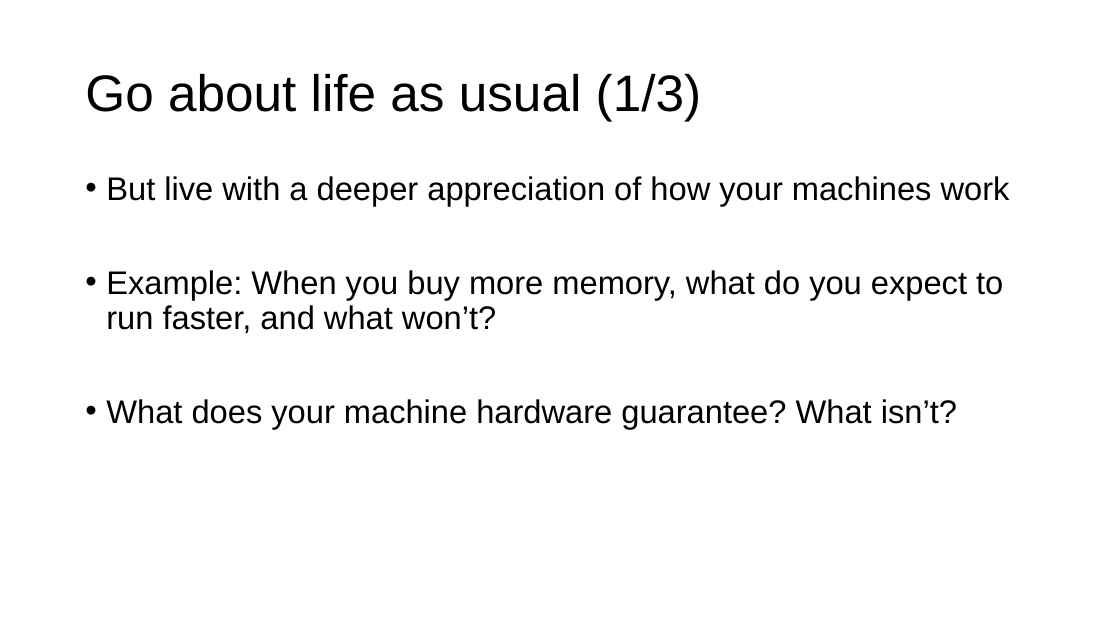
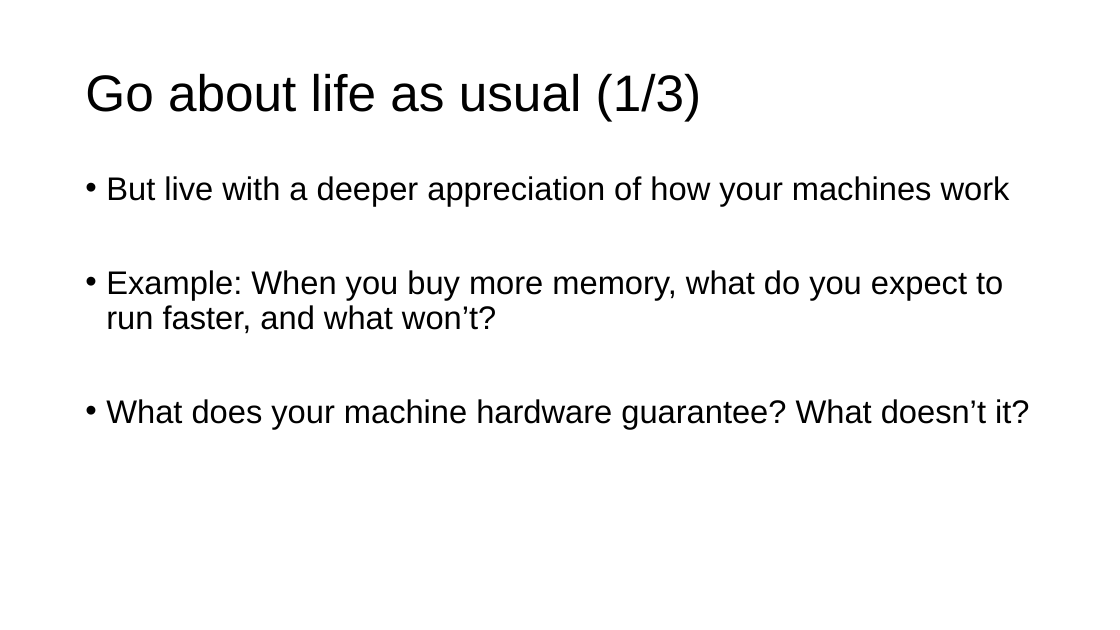
Before and after one commit to ngsrinivas/coursegen, a slide deck: slide 74 of ex/416-F23/staging/416-F23/lectures/13-crash-consistency.pptx (slide 75 before the commit). Drawn at 1120x630 pixels with LibreOffice and Linux fonts; fonts in the diff are those of the drawing. Boxes give left, top, right and bottom in pixels: in the first picture for what was removed or moved away, otherwise in the second. Text is boxed around its words. In the diff, an @@ line names an element or a change of style, - is before the commit and + after.

```diff
--- a/ex/416-F23/staging/416-F23/lectures/13-crash-consistency.pptx
+++ b/ex/416-F23/staging/416-F23/lectures/13-crash-consistency.pptx
@@ text at box(106, 399, 1029, 429): text changed @@
-• What does your machine hardware guarantee? What isn’t?
+• What does your machine hardware guarantee? What doesn’t it?
```
Also in this commit, not shown: 28 other slides changed, 1 slide removed, 1 other file.
